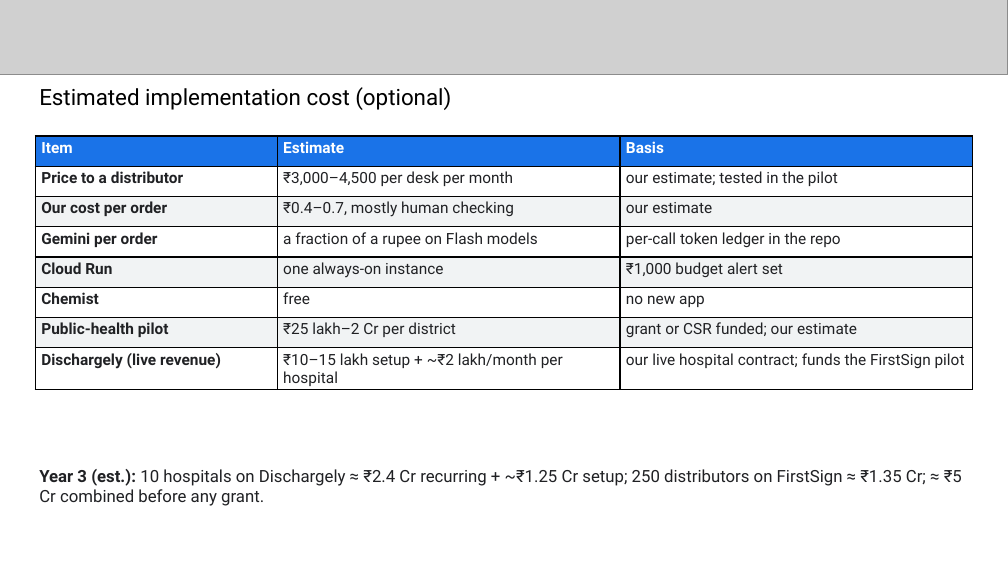
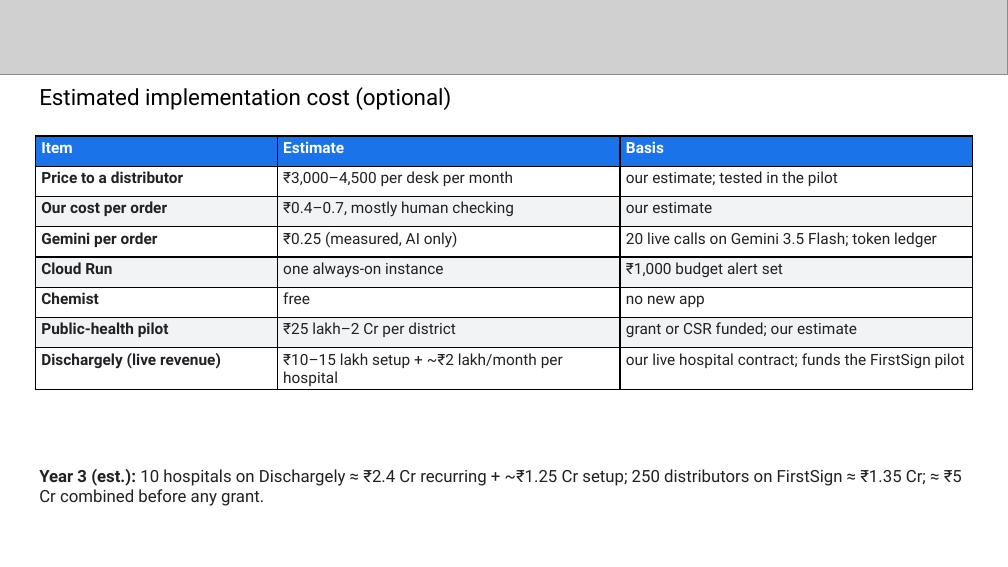
Before and after one commit to thebigsurf/firstsign-buildathon, a slide deck: slide 9 of docs/submission/FirstSign_Final_Submission.pptx. Drawn at 1008x567 pixels with LibreOffice and Linux fonts; fonts in the diff are those of the drawing; grey boxes stand for pictures. Boxes give left, top, right and bottom in pixels: in the first picture for what was removed or moved away, otherwise in the second. Text is boxed around its words. In the diff, an @@ line names an element or a change of style, - is before the commit and + after.

```diff
--- a/docs/submission/FirstSign_Final_Submission.pptx
+++ b/docs/submission/FirstSign_Final_Submission.pptx
@@ table at [35, 136, 973, 390] @@
-row 4, column 2: a fraction of a rupee on Flash models
+row 4, column 2: ₹0.25 (measured, AI only)
-row 4, column 3: per-call token ledger in the repo
+row 4, column 3: 20 live calls on Gemini 3.5 Flash; token ledger
```
Also in this commit, not shown: 3 other slides changed, 12 other files.
